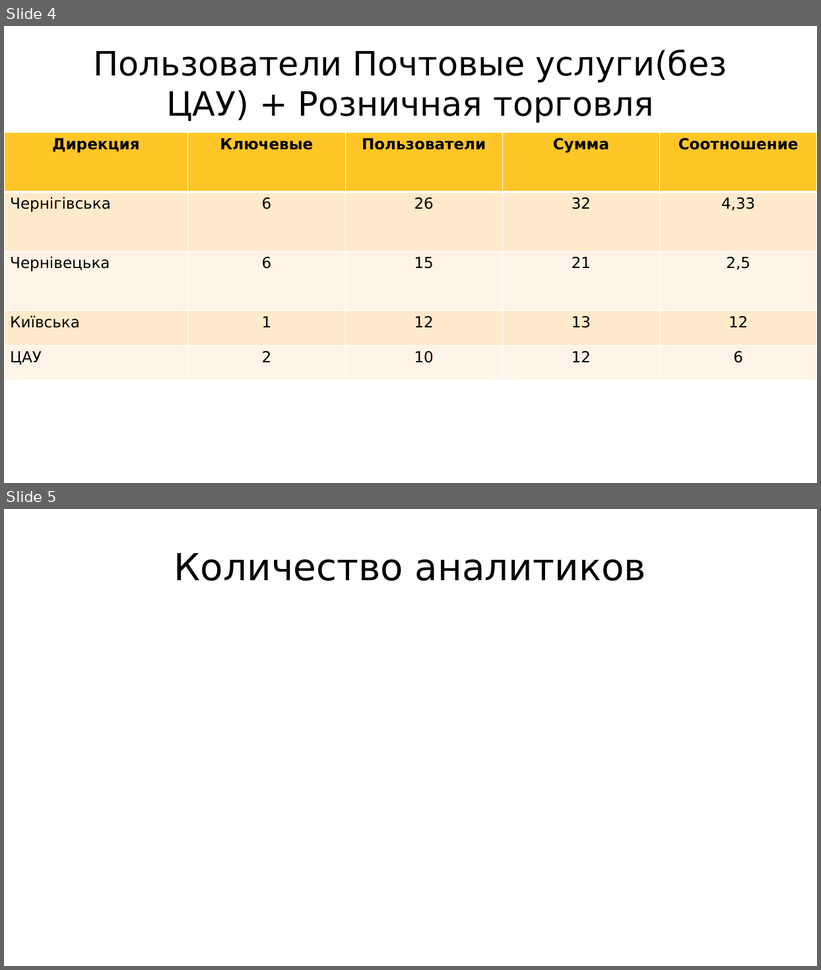
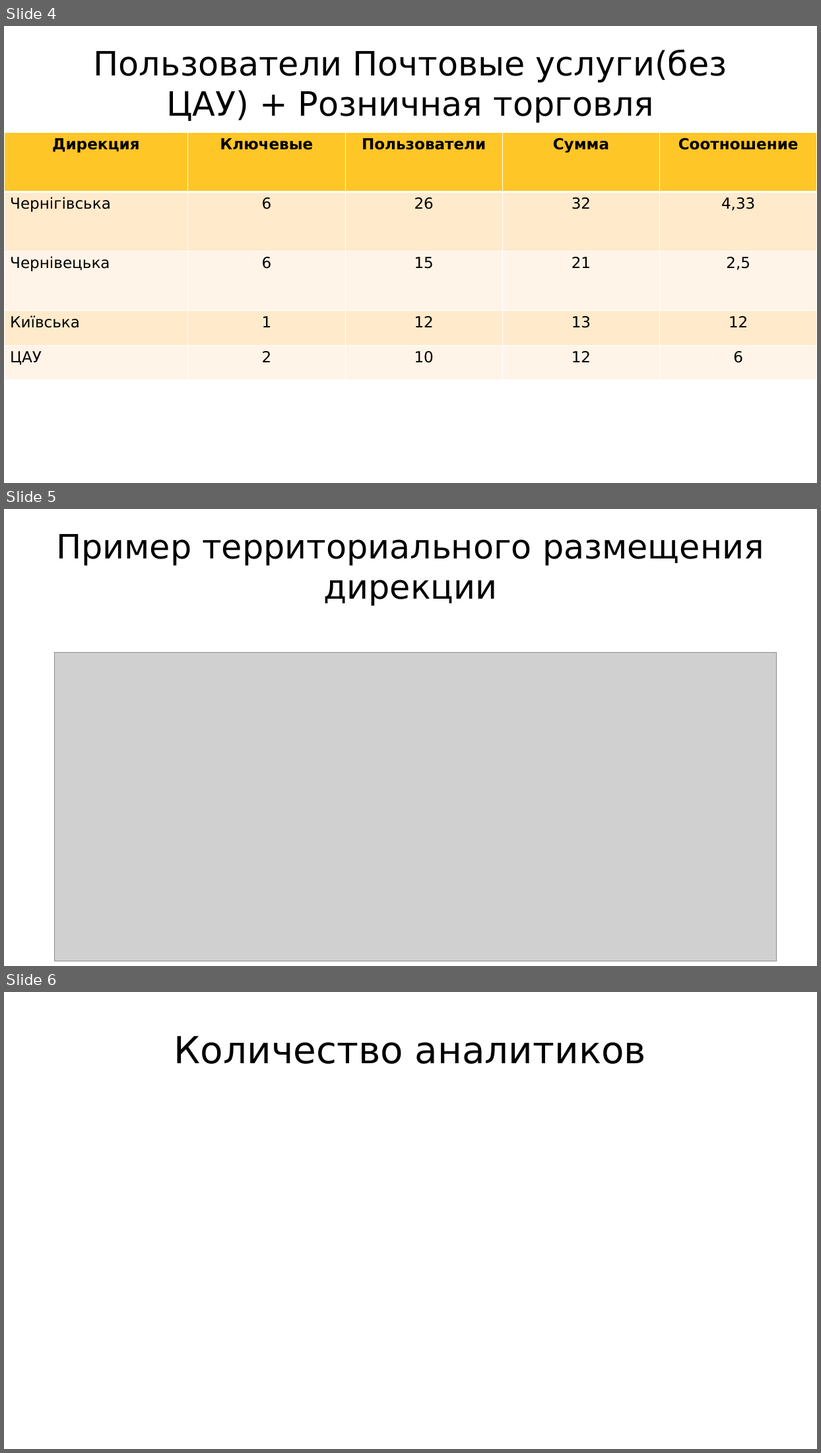
Before and after one commit to gleb-ehorich/html, a slide deck: Почтовые+Розница.pptx. Shown one above the other, each under a label of ours: slides 4 and 5 before the commit, slides 4, 5 and 6 after it. The pictures are 821x970 and 821x1453 pixels, drawn with LibreOffice and Linux fonts; fonts in the diff are those of the drawing; grey boxes stand for pictures. Boxes give left, top, right and bottom in pixels: in the first picture for what was removed or moved away, otherwise in the second. Text is boxed around its words. In the diff, an @@ line names an element or a change of style, - is before the commit and + after.

```diff
--- a/Почтовые+Розница.pptx
+++ b/Почтовые+Розница.pptx
@@ slide 5 added at box(4, 509, 817, 966), background #FFFFFF @@
@@ title added at box(56, 534, 764, 606), 39.6 pt, text #000000 @@
+Пример территориального размещения дирекции
@@ picture added at box(55, 652, 777, 962) @@
@@ what was slide 5 is now slide 6 @@
```
Also in this commit, not shown: 2 slides changed.
